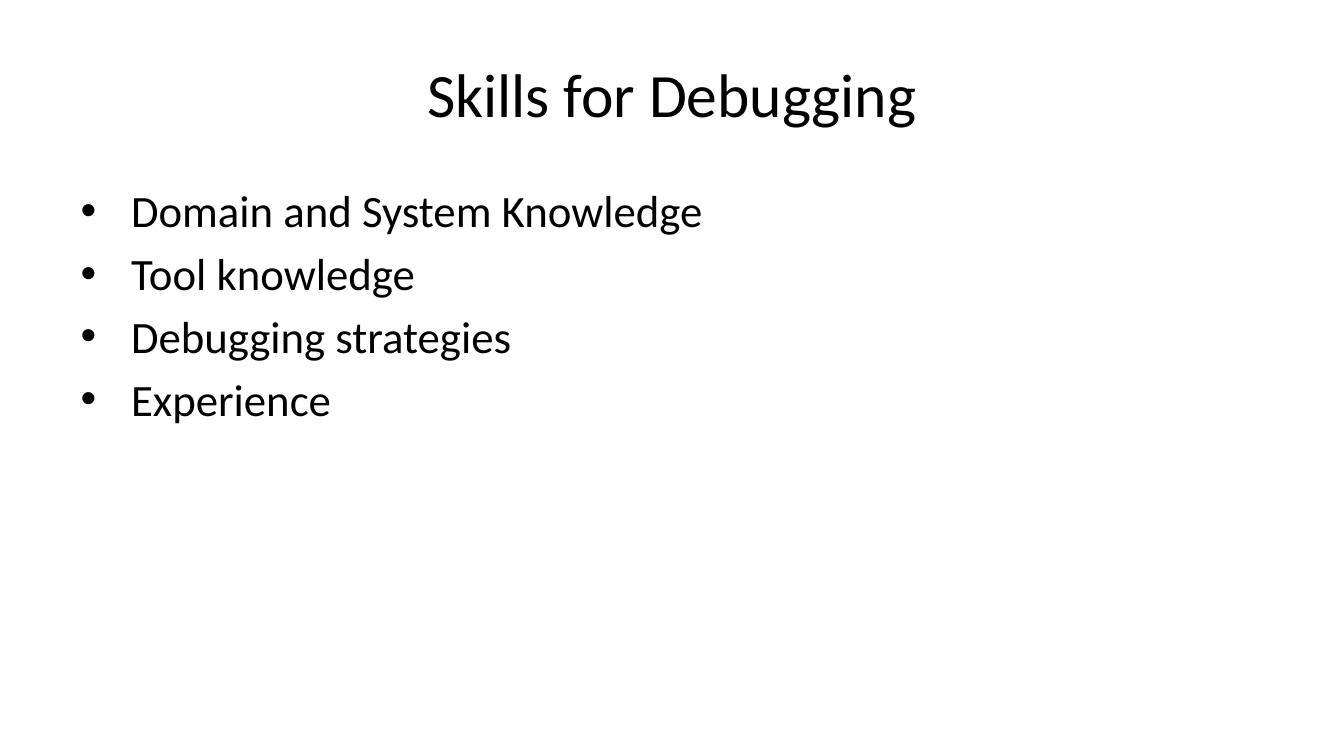
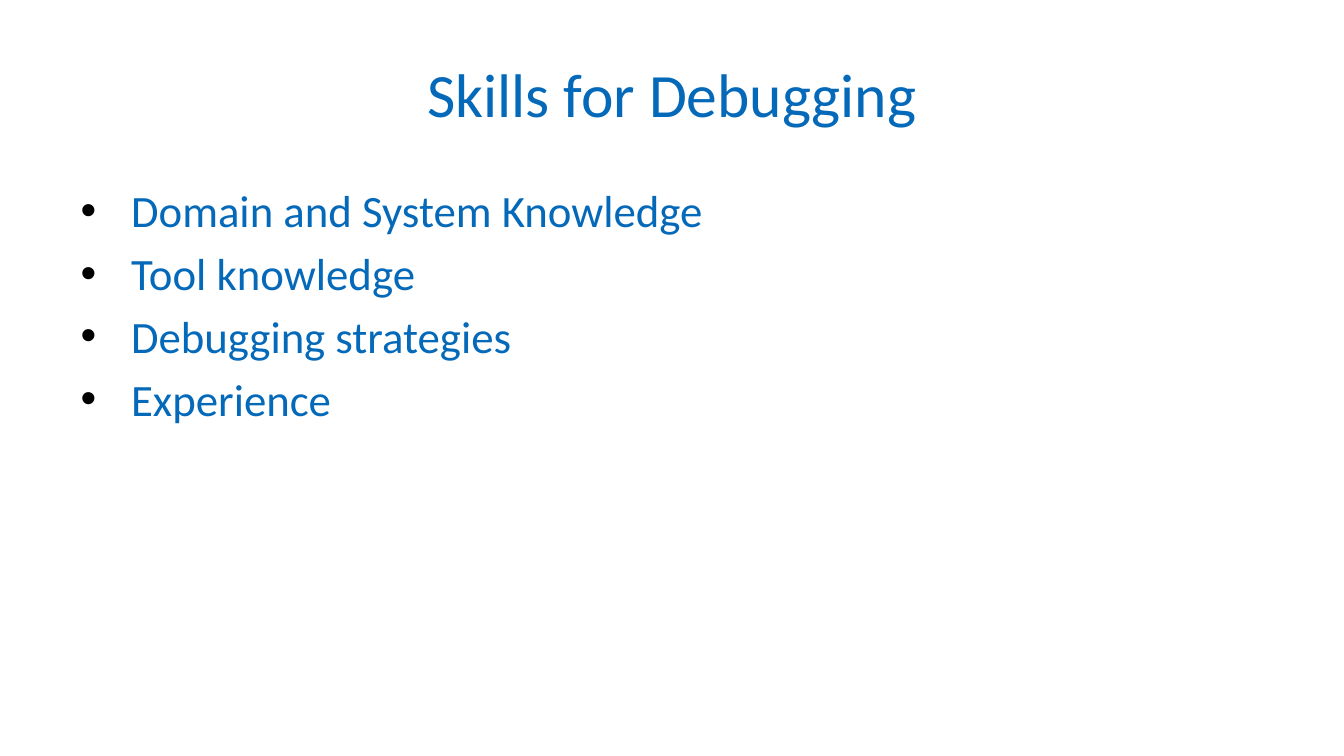
Before and after one commit to Patrick941/MAIProject, a slide deck: slide 5 of Presentation/presentation.odp. Drawn at 1344x756 pixels with LibreOffice and Linux fonts; fonts in the diff are those of the drawing; background and template pictures are left out. Boxes give left, top, right and bottom in pixels: in the first picture for what was removed or moved away, otherwise in the second. Text is boxed around its words. In the diff, an @@ line names an element or a change of style, - is before the commit and + after.

```diff
--- a/Presentation/presentation.odp
+++ b/Presentation/presentation.odp
@@ title "Skills for Debugging" at (x1=427, y1=74, x2=916, y2=128): text colour #000000 to #0569B9 @@
@@ text "Domain and System Knowledge" at (x1=131, y1=196, x2=703, y2=424): text colour #000000 to #0569B9 @@
```
Also in this commit, not shown: 12 other slides changed.
